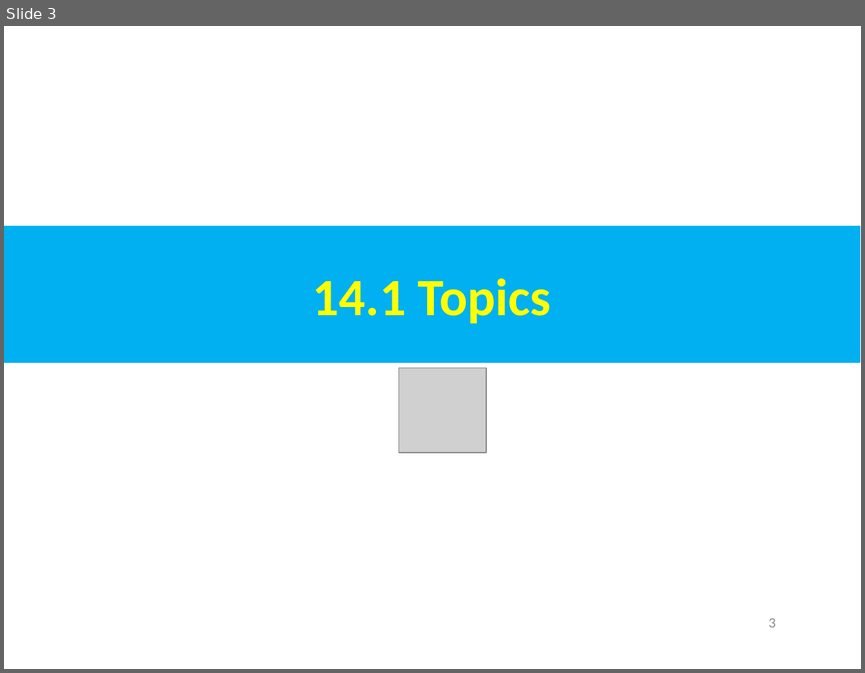
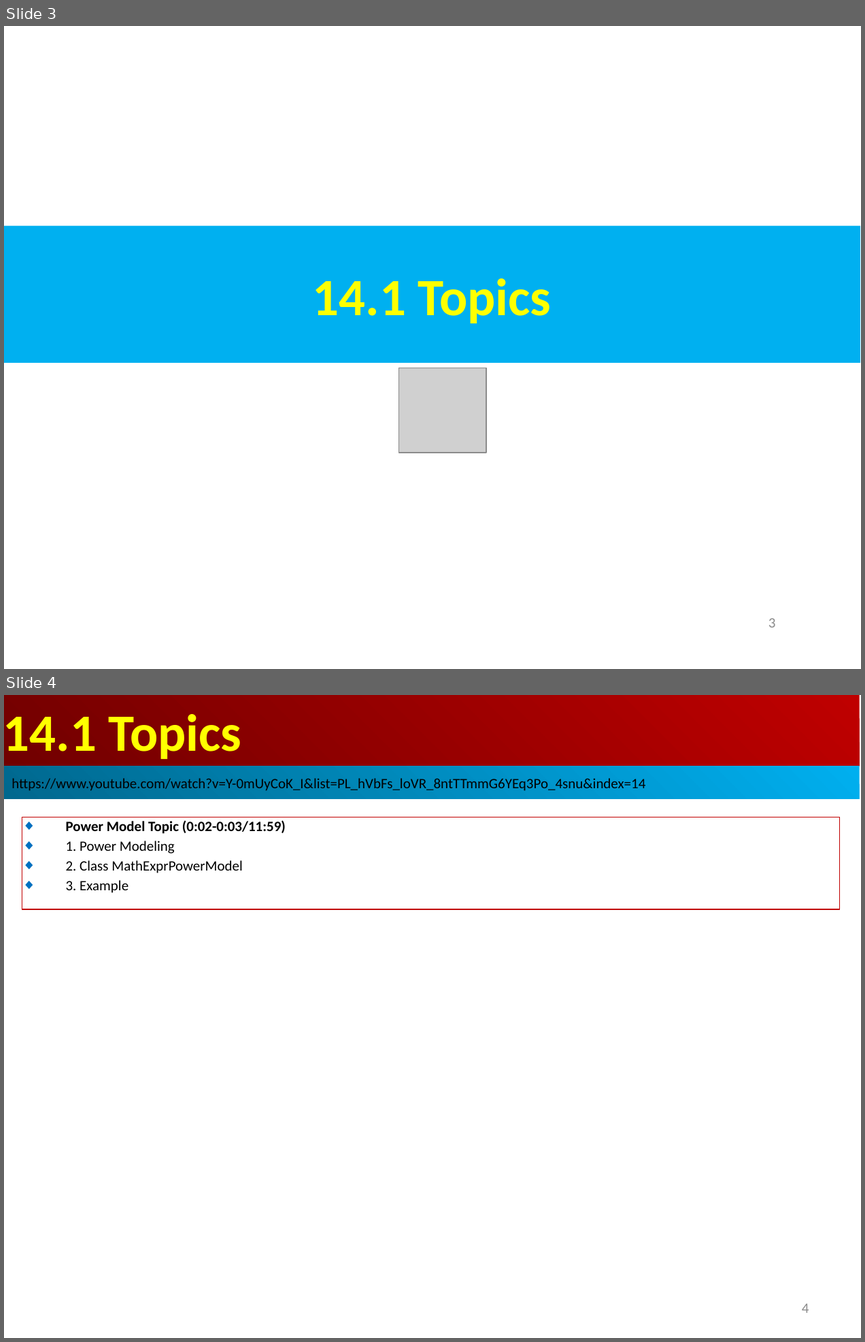
Before and after one commit to peterhchen/AIU_CS850_Gem5_McPAT, a slide deck: 050_Gem5/014.PwrMod/000_Video/014.PowerModel.ppt. Shown one above the other, each under a label of ours: slide 3 before the commit, slides 3 and 4 after it. The pictures are 865x673 and 865x1342 pixels, drawn with LibreOffice and Linux fonts; fonts in the diff are those of the drawing; grey boxes stand for pictures. Boxes give left, top, right and bottom in pixels: in the first picture for what was removed or moved away, otherwise in the second. Text is boxed around its words. In the diff, an @@ line names an element or a change of style, - is before the commit and + after.

```diff
--- a/050_Gem5/014.PwrMod/000_Video/014.PowerModel.ppt
+++ b/050_Gem5/014.PwrMod/000_Video/014.PowerModel.ppt
@@ slide 4 added at (4,695,861,1338), background #FFFFFF @@
@@ rectangle added at (4,695,859,766), fill gradient #BF0000 to #710000, 44 pt, text #FFFF00, bold @@
+14.1 Topics
@@ rectangle added at (4,766,859,800), fill gradient #00AFEF to #00688E, 12 pt, text #000000 @@
+https://www.youtube.com/watch?v=Y-0mUyCoK_I&list=PL_hVbFs_loVR_8ntTTmmG6YEq3Po_4snu&index=14
@@ rectangle added at (22,817,839,909), outline #C00000 0.74 pt, 12 pt, text #000000 @@
+◆ Power Model Topic (0:02-0:03/11:59)
+◆ 1. Power Modeling
+◆ 2. Class MathExprPowerModel
+◆ 3. Example
@@ page number added at (802,1303,809,1312), 12 pt, text #8B8B8B @@
+4
```
Also in this commit, not shown: 1 slide changed, 2 other slides added.
